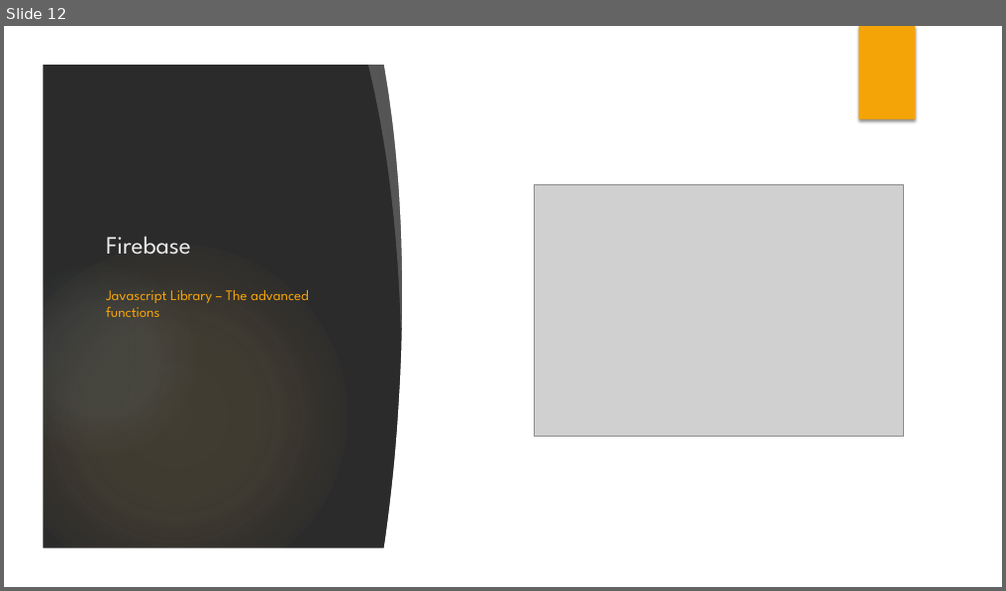
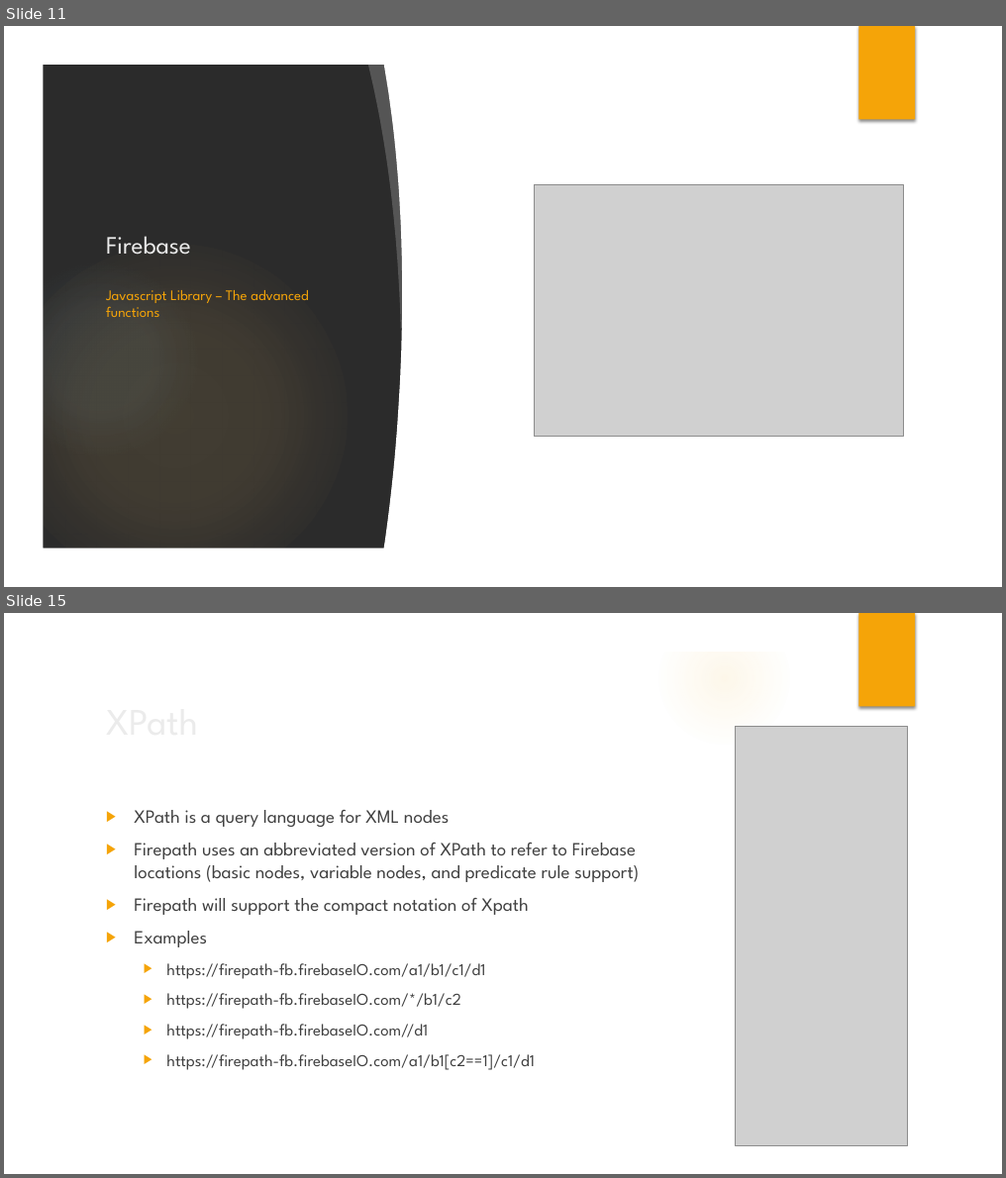
Before and after one commit to jbrelloch/Firepath, a slide deck: FirepathPresentation.pptx. Shown one above the other, each under a label of ours: slide 12 before the commit, slides 11 and 15 after it; the slides between them are not shown. The pictures are 1006x591 and 1006x1178 pixels, drawn with LibreOffice and Linux fonts; fonts in the diff are those of the drawing; grey boxes stand for pictures; background and template pictures are left out; a plain dark background stands for a picture behind light text. Boxes give left, top, right and bottom in pixels: in the first picture for what was removed or moved away, otherwise in the second. Text is boxed around its words. In the diff, an @@ line names an element or a change of style, - is before the commit and + after.

```diff
--- a/FirepathPresentation.pptx
+++ b/FirepathPresentation.pptx
@@ slide 15 added at box(4, 613, 1002, 1174), background picture (left out); not listed: 7 template elements that a slide beside it also shows @@
@@ title added at box(98, 691, 816, 751), 36 pt, text #EBEBEB @@
+XPath
@@ picture added at box(736, 726, 908, 1146) @@
@@ freeform shape added at box(698, 738, 971, 819), fill #FFFFFF at 20% opacity @@
@@ ellipse added at box(709, 750, 939, 980), fill gradient #8EBBD2 @@
@@ freeform shape added at box(42, 765, 964, 1137), fill #FFFFFF @@
@@ text added at box(134, 810, 639, 1070), 18 pt, text #404040 @@
+▶ XPath is a query language for XML nodes
+▶ Firepath uses an abbreviated version of XPath to refer to Firebase locations (basic nodes, variable nodes, and predicate rule support)
+▶ Firepath will support the compact notation of Xpath
+▶ Examples
+  ▶ https://firepath-fb.firebaseIO.com/a1/b1/c1/d1
+  ▶ https://firepath-fb.firebaseIO.com/*/b1/c2
+  ▶ https://firepath-fb.firebaseIO.com//d1
+  ▶ https://firepath-fb.firebaseIO.com/a1/b1[c2==1]/c1/d1
@@ what was slide 12 is now slide 11 @@
```
Also in this commit, not shown: 10 slides changed, 14 other slides added, 5 slides removed, 14 other files.
